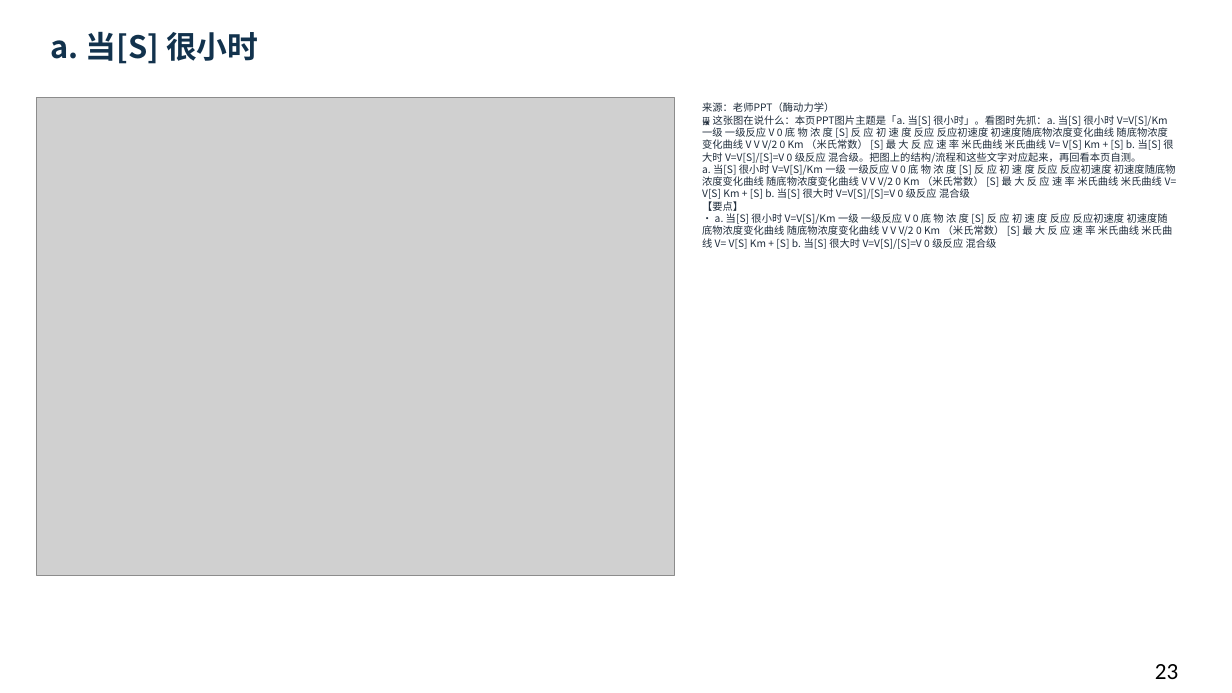
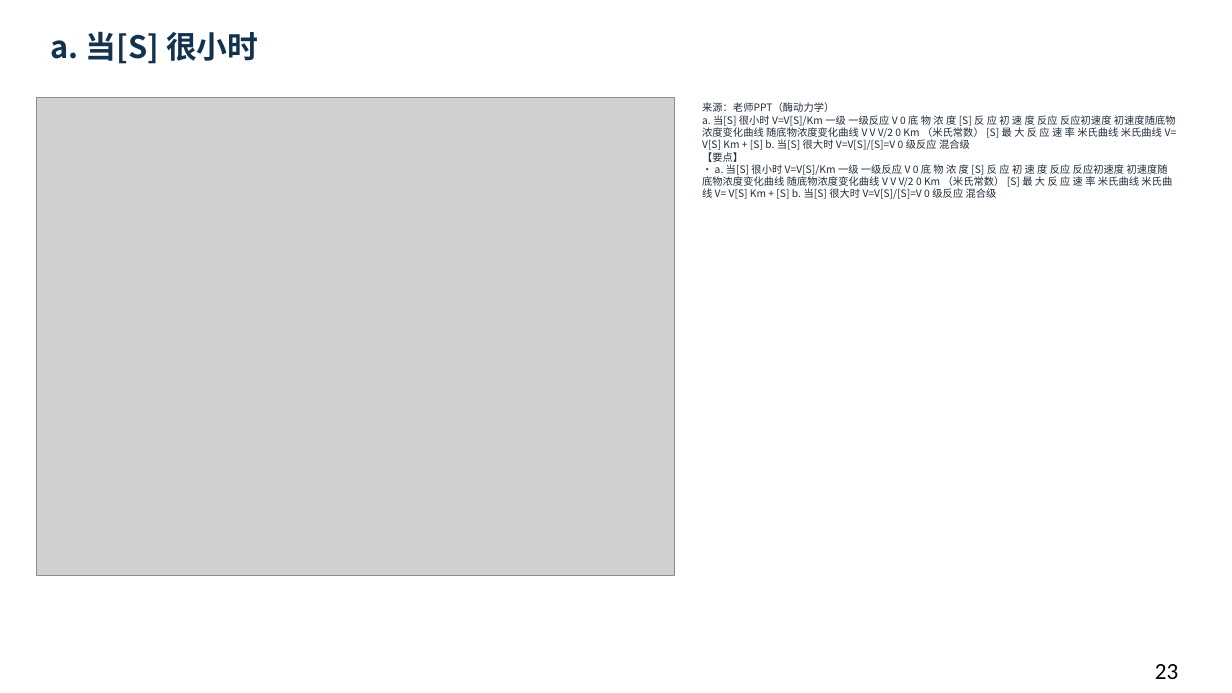
Before and after one commit to newkan-li/Biochemistry, a slide deck: slide 23 of downloads/bc07-ai-style.pptx. Drawn at 1232x693 pixels with LibreOffice and Linux fonts; fonts in the diff are those of the drawing; grey boxes stand for pictures. Boxes give left, top, right and bottom in pixels: in the first picture for what was removed or moved away, otherwise in the second. Text is boxed around its words. In the diff, an @@ line names an element or a change of style, - is before the commit and + after.

```diff
--- a/downloads/bc07-ai-style.pptx
+++ b/downloads/bc07-ai-style.pptx
@@ text at (702, 102, 1177, 199): text changed @@
-来源：老师PPT（酶动力学）
-🖼 这张图在说什么：本页PPT图片主题是「a. 当[S] 很小时」。看图时先抓：a. 当[S] 很小时 V=V[S]/Km 一级 一级反应 V 0 底 物 浓 度 [S] 反 应 初 速 度 反应 反应初速度 初速度随底物浓度变化曲线 随底物浓度变化曲线 V V V/2 0 Km （米氏常数） [S] 最 大 反 应 速 率 米氏曲线 米氏曲线 V= V[S] Km + [S] b. 当[S] 很大时 V=V[S]/[S]=V 0 级反应 混合级。把图上的结构/流程和这些文字对应起来，再回看本页自测。
-a. 当[S] 很小时 V=V[S]/Km 一级 一级反应 V 0 底 物 浓 度 [S] 反 应 初 速 度 反应 反应初速度 初速度随底物浓度变化曲线 随底物浓度变化曲线 V V V/2 0 Km （米氏常数） [S] 最 大 反 应 速 率 米氏曲线 米氏曲线 V= V[S] Km + [S] b. 当[S] 很大时 V=V[S]/[S]=V 0 级反应 混合级
-【要点】
-• a. 当[S] 很小时 V=V[S]/Km 一级 一级反应 V 0 底 物 浓 度 [S] 反 应 初 速 度 反应 反应初速度 初速度随底物浓度变化曲线 随底物浓度变化曲线 V V V/2 0 Km （米氏常数） [S] 最 大 反 应 速 率 米氏曲线 米氏曲线 V= V[S] Km + [S] b. 当[S] 很大时 V=V[S]/[S]=V 0 级反应 混合级
+来源：老师PPT（酶动力学）
+a. 当[S] 很小时 V=V[S]/Km 一级 一级反应 V 0 底 物 浓 度 [S] 反 应 初 速 度 反应 反应初速度 初速度随底物浓度变化曲线 随底物浓度变化曲线 V V V/2 0 Km （米氏常数） [S] 最 大 反 应 速 率 米氏曲线 米氏曲线 V= V[S] Km + [S] b. 当[S] 很大时 V=V[S]/[S]=V 0 级反应 混合级
+【要点】
+• a. 当[S] 很小时 V=V[S]/Km 一级 一级反应 V 0 底 物 浓 度 [S] 反 应 初 速 度 反应 反应初速度 初速度随底物浓度变化曲线 随底物浓度变化曲线 V V V/2 0 Km （米氏常数） [S] 最 大 反 应 速 率 米氏曲线 米氏曲线 V= V[S] Km + [S] b. 当[S] 很大时 V=V[S]/[S]=V 0 级反应 混合级
```
Also in this commit, not shown: 112 other slides changed, 20 other files.
